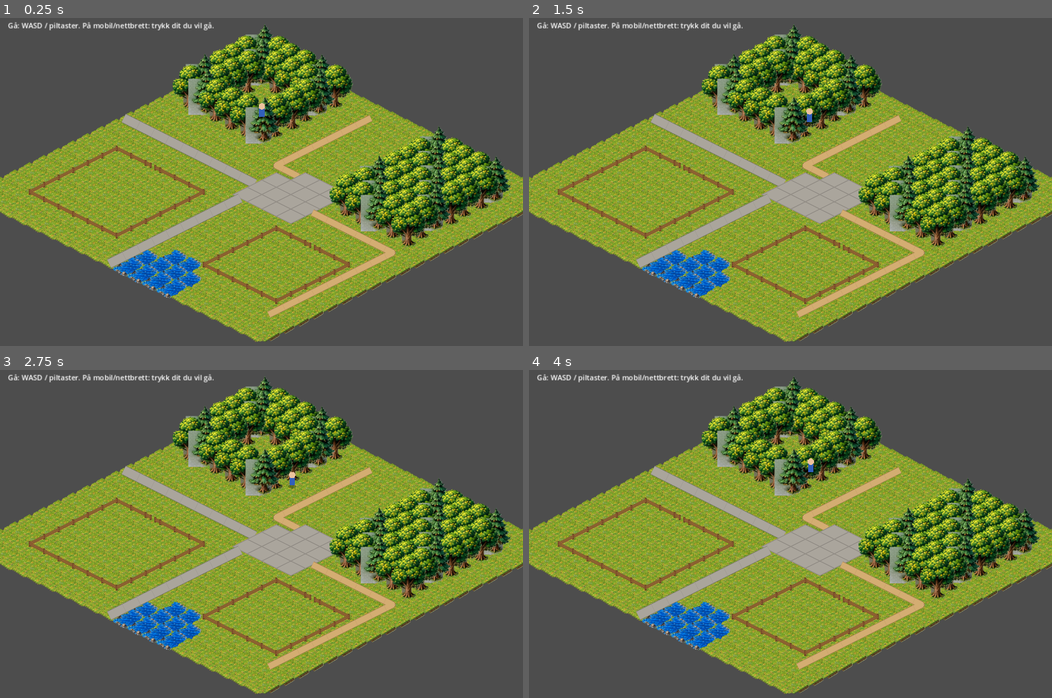
Above: before the commit, frames 1-4 (two rows, left to right).
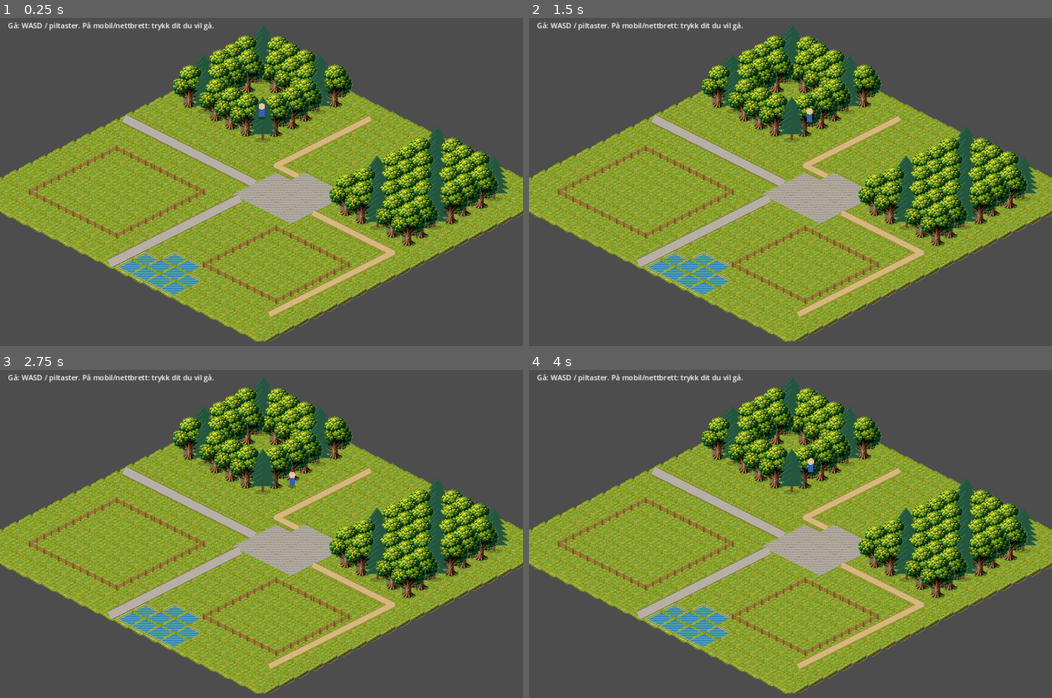
Above: after the commit, the same moments.

Repository: hkolberg/lille-gaardsliv
Game: Godot game, scene res://main.tscn
Same seed, same stepped clock (60 frames per second), same inputs: the game is played once before the commit and once after it.
Inputs (mouse positions are in pixels of both pictures, inside the frame that each line leads up to):
- Up to frame 1 (0.25 s): no input
- Up to frame 2 (1.5 s): tap Enter at 0.5 s; move the mouse to (905, 175) at 0.52 s; hold D (move_right) 0.53-1.28 s; click (905, 175) at 0.67 s; tap Space at 1.25 s; move the mouse to (685, 208) at 1.27 s; hold S (move_down) from 1.28 s (still down)
- Up to frame 3 (2.75 s): tap Enter at 2 s; move the mouse to (313, 468) at 2.02 s; release S (move_down) at 2.03 s; hold D (move_right) from 2.03 s (still down)
- Up to frame 4 (4 s): tap Space at 2.75 s; move the mouse to (764, 612) at 2.77 s; release D (move_right) at 2.78 s; hold W (move_up) 2.78-3.53 s; click (764, 612) at 2.92 s; tap Enter at 3.5 s; move the mouse to (947, 596) at 3.52 s; hold A (move_left) from 3.53 s (still down)

The runs differ from the first frame. In frame 1, 6.2% of the frame differs, in the area x 5-98%, y 1-92%; in frame 2, 6.3%; in frame 3, 6.3%; in frame 4, 6.3%.

Commit message:
Integrate Gårdsspillet v2 repair assets

Diff:
--- a/godot/main.gd
+++ b/godot/main.gd
@@ -8,7 +8,8 @@
 const TILE_H := 32.0
 const ORIGIN := Vector2(576, 70)
 const WALK_SPEED := 110.0
-const ASSET_ROOT := "res://gaardsliv_assets_v1/"
+const ASSET_ROOT_V1 := "res://gaardsliv_assets_v1/"
+const ASSET_ROOT_V2 := "res://gaardsliv_assets_v2/"
 const TILE_TEXTURE_ORIGIN := Vector2(48.0, 52.0)
 const PROP_TEXTURE_ORIGIN := Vector2(48.0, 108.0)
 
@@ -48,26 +49,35 @@
 	InputMap.action_add_event(action, e)
 
 func _load_asset_textures() -> void:
+	# v1 remains the source for assets that v2 did not replace.
 	asset_textures = {
-		"grass": load(ASSET_ROOT + "terrain/terrain_grass.png"),
-		"forest": load(ASSET_ROOT + "terrain/terrain_forest_deciduous.png"),
-		"water": load(ASSET_ROOT + "terrain/terrain_water.png"),
-		"plaza_cobble": load(ASSET_ROOT + "plazas/plaza_cobble.png"),
-		"fence_n": load(ASSET_ROOT + "fences/fence_n.png"),
-		"fence_e": load(ASSET_ROOT + "fences/fence_e.png"),
-		"fence_s": load(ASSET_ROOT + "fences/fence_s.png"),
-		"fence_w": load(ASSET_ROOT + "fences/fence_w.png"),
-		"gate_n": load(ASSET_ROOT + "gates/gate_wood_n.png"),
-		"gate_e": load(ASSET_ROOT + "gates/gate_wood_e.png"),
-		"tree_oak": load(ASSET_ROOT + "props/tree_oak.png"),
-		"tree_pine": load(ASSET_ROOT + "props/tree_pine.png")
+		"grass": load(ASSET_ROOT_V1 + "terrain/terrain_grass.png"),
+		"tree_oak": load(ASSET_ROOT_V1 + "props/tree_oak.png"),
+
+		# v2 repair assets.
+		"tree_pine": load(ASSET_ROOT_V2 + "props/tree_pine.png"),
+		"plaza_cobble": load(ASSET_ROOT_V2 + "roads/cobblestone/plaza_cobble_flat.png")
 	}
+
 	for prefix in ["cobble", "gravel"]:
 		var folder := "cobblestone" if prefix == "cobble" else "gravel"
 		for suffix in ["ns", "ew", "ne", "nw", "se", "sw", "t_n", "t_e", "t_s", "t_w", "cross"]:
 			asset_textures["road_%s_%s" % [prefix, suffix]] = load(
-				ASSET_ROOT + "roads/%s/road_%s_%s.png" % [folder, prefix, suffix]
+				ASSET_ROOT_V2 + "roads/%s/road_%s_%s.png" % [folder, prefix, suffix]
 			)
+
+	for suffix in ["center", "n", "e", "s", "w", "ne", "nw", "se", "sw", "rock", "reeds"]:
+		asset_textures["water_%s" % suffix] = load(
+			ASSET_ROOT_V2 + "water/water_%s.png" % suffix
+		)
+
+	for suffix in ["n", "e", "s", "w"]:
+		asset_textures["fence_%s" % suffix] = load(
+			ASSET_ROOT_V2 + "fences/fence_%s.png" % suffix
+		)
+		asset_textures["gate_%s" % suffix] = load(
+			ASSET_ROOT_V2 + "gates/gate_%s.png" % suffix
+		)
 
 func _build_world() -> void:
 	tiles.clear()
@@ -311,7 +321,8 @@
 	_draw_asset(grass, c)
 
 	if tile.category == "water":
-		_draw_asset(asset_textures.get("water"), c)
+		var water_key := _water_texture_key(x, y)
+		_draw_asset(asset_textures.get(water_key), c)
 
 	# Fallback marker only if the base texture failed to load.
 	if grass == null:
@@ -320,6 +331,32 @@
 			c + Vector2(0, TILE_H * 0.5), c + Vector2(-TILE_W * 0.5, 0)
 		])
 		draw_colored_polygon(diamond, Color("#79aa5b"))
+
+func _is_water(x: int, y: int) -> bool:
+	return x >= 0 and y >= 0 and x < GRID_W and y < GRID_H and tiles[y][x].category == "water"
+
+func _water_texture_key(x: int, y: int) -> String:
+	# Build a mask of LAND edges in game-grid directions.
+	var land_mask := 0
+	if not _is_water(x, y - 1): land_mask |= Dir.N
+	if not _is_water(x + 1, y): land_mask |= Dir.E
+	if not _is_water(x, y + 1): land_mask |= Dir.S
+	if not _is_water(x - 1, y): land_mask |= Dir.W
+
+	# v2 filenames use sprite-diamond directions, rotated relative to grid dirs.
+	var asset_mask := _grid_mask_to_asset_mask(land_mask)
+	match asset_mask:
+		0: return "water_center"
+		Dir.N: return "water_n"
+		Dir.E: return "water_e"
+		Dir.S: return "water_s"
+		Dir.W: return "water_w"
+		Dir.N | Dir.E: return "water_ne"
+		Dir.N | Dir.W: return "water_nw"
+		Dir.S | Dir.E: return "water_se"
+		Dir.S | Dir.W: return "water_sw"
+	# Opposite edges / narrow tips do not yet have dedicated v2 sprites.
+	return "water_center"
 
 func _draw_forest_prop(x: int, y: int) -> void:
 	var c := _iso(x, y)
@@ -330,6 +367,16 @@
 		# keeping the tree foot inside its logical tile.
 		var offset := Vector2(float(((x + y * 2) % 5) - 2) * 2.0, float(((x * 2 + y) % 3) - 1))
 		draw_texture(texture, c + offset - PROP_TEXTURE_ORIGIN)
+
+func _grid_mask_to_asset_mask(mask: int) -> int:
+	# Grid neighbour directions and sprite-diamond labels differ by 90 degrees:
+	# grid N -> asset E, E -> S, S -> W, W -> N.
+	var result := 0
+	if (mask & Dir.N) != 0: result |= Dir.E
+	if (mask & Dir.E) != 0: result |= Dir.S
+	if (mask & Dir.S) != 0: result |= Dir.W
+	if (mask & Dir.W) != 0: result |= Dir.N
+	return result
 
 func _road_suffix(mask: int) -> String:
 	match mask:
@@ -350,22 +397,22 @@
 	var c := _iso(x, y)
 
 	if tile.surface == "cobblestone_square":
-		# Flat top surface only: no sprite side-wall, so adjacent plaza tiles
-		# join without the dark raised edge visible in the v1 atlas.
-		var diamond := PackedVector2Array([
-			_iso_f(x, y), _iso_f(x + 1, y),
-			_iso_f(x + 1, y + 1), _iso_f(x, y + 1)
-		])
-		draw_colored_polygon(diamond, Color("#aaa59c"))
-		draw_polyline(PackedVector2Array([diamond[0], diamond[1], diamond[2], diamond[3], diamond[0]]), Color("#8f8a83"), 0.7, true)
+		_draw_asset(asset_textures.get("plaza_cobble"), c)
 		return
 
-	# Roads are drawn from the tile centre to the exact midpoint of each
-	# connected grid edge. This guarantees perfect alignment between tiles.
-	if tile.surface == "gravel":
-		_draw_grid_road(c, tile.connections, 12.0, Color("#d4ad72"), Color("#a47c4e"))
+	var prefix := "gravel" if tile.surface == "gravel" else "cobble"
+	var asset_mask := _grid_mask_to_asset_mask(tile.connections)
+	var suffix := _road_suffix(asset_mask)
+	var texture: Texture2D = asset_textures.get("road_%s_%s" % [prefix, suffix])
+
+	if texture != null:
+		_draw_asset(texture, c)
 	else:
-		_draw_grid_road(c, tile.connections, 18.0, Color("#aaa59c"), Color("#77736e"))
+		# Geometry fallback only if a v2 variant is missing.
+		if tile.surface == "gravel":
+			_draw_grid_road(c, tile.connections, 12.0, Color("#d4ad72"), Color("#a47c4e"))
+		else:
+			_draw_grid_road(c, tile.connections, 18.0, Color("#aaa59c"), Color("#77736e"))
 
 func _draw_grid_road(c: Vector2, mask: int, width: float, fill: Color, edge: Color) -> void:
 	# Dark outer stroke then lighter surface gives a readable road edge
@@ -401,7 +448,23 @@
 		var gate := bool(fences[key].gate)
 		_draw_fence_edge(x, y, edge, gate)
 
+func _asset_edge_suffix(grid_edge: int) -> String:
+	match grid_edge:
+		Dir.N: return "e"
+		Dir.E: return "s"
+		Dir.S: return "w"
+		Dir.W: return "n"
+	return ""
+
 func _draw_fence_edge(x: int, y: int, edge: int, gate: bool) -> void:
+	var suffix := _asset_edge_suffix(edge)
+	var key := ("%s_%s" % ["gate" if gate else "fence", suffix])
+	var texture: Texture2D = asset_textures.get(key)
+	if texture != null:
+		_draw_asset(texture, _iso(x, y))
+		return
+
+	# Geometry fallback if the expected v2 overlay is missing.
 	var a := Vector2.ZERO
 	var b := Vector2.ZERO
 	match edge:
@@ -409,30 +472,8 @@
 		Dir.E: a = _iso_f(x + 1, y); b = _iso_f(x + 1, y + 1)
 		Dir.S: a = _iso_f(x, y + 1); b = _iso_f(x + 1, y + 1)
 		Dir.W: a = _iso_f(x, y); b = _iso_f(x, y + 1)
-
-	var post_col := Color("#6f4526")
-	var rail_col := Color("#8b5a31")
-	var post_h := Vector2(0, -11)
-	var rail_h1 := Vector2(0, -4)
-	var rail_h2 := Vector2(0, -8)
-
-	# Posts always sit exactly on the tile boundary endpoints.
-	draw_line(a, a + post_h, post_col, 3.0, true)
-	draw_line(b, b + post_h, post_col, 3.0, true)
-
-	if gate:
-		# Leave a visible opening in the centre while keeping gate posts.
-		var g1 := a.lerp(b, 0.34)
-		var g2 := a.lerp(b, 0.66)
-		draw_line(g1, g1 + post_h, post_col, 3.0, true)
-		draw_line(g2, g2 + post_h, post_col, 3.0, true)
-		draw_line(a + rail_h1, g1 + rail_h1, rail_col, 2.2, true)
-		draw_line(a + rail_h2, g1 + rail_h2, rail_col, 2.0, true)
-		draw_line(g2 + rail_h1, b + rail_h1, rail_col, 2.2, true)
-		draw_line(g2 + rail_h2, b + rail_h2, rail_col, 2.0, true)
-	else:
-		draw_line(a + rail_h1, b + rail_h1, rail_col, 2.2, true)
-		draw_line(a + rail_h2, b + rail_h2, rail_col, 2.0, true)
+	if not gate:
+		draw_line(a, b, Color("#8b5a31"), 3.0, true)
 
 func _draw_player() -> void:
 	draw_ellipse(player_screen + Vector2(0,7), Vector2(9,4), Color(0,0,0,.28))
